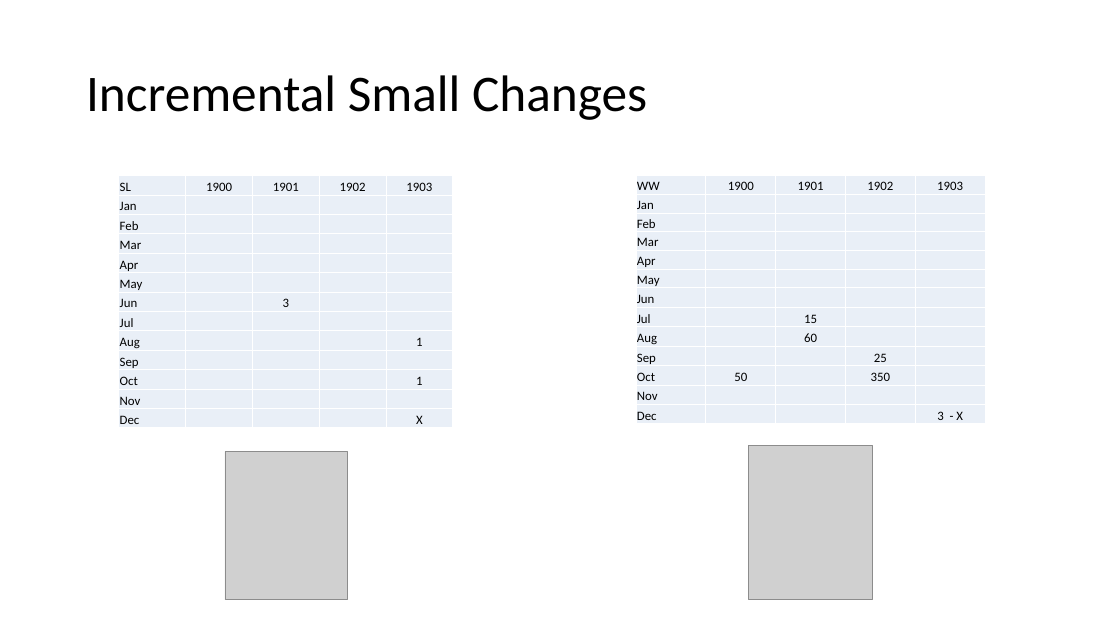
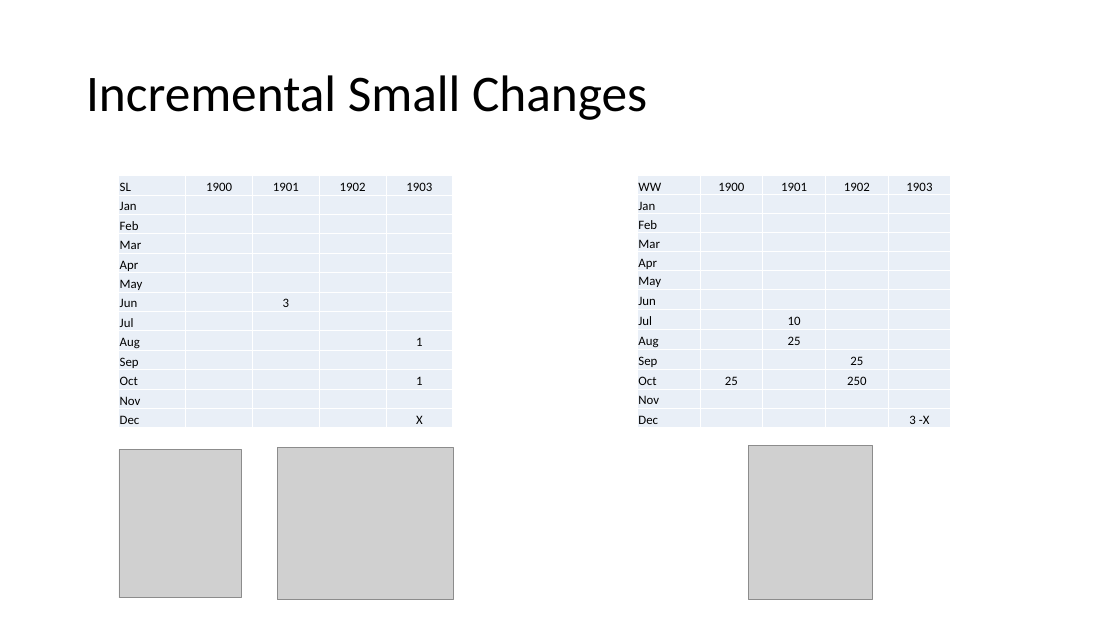
Before and after one commit to jamessdixon/REPL-Driven-Development, a slide deck: slide 9 of REPL-Driven-Development.pptx. Drawn at 1120x630 pixels with LibreOffice and Linux fonts; fonts in the diff are those of the drawing; grey boxes stand for pictures. Boxes give left, top, right and bottom in pixels: in the first picture for what was removed or moved away, otherwise in the second. Text is boxed around its words. In the diff, an @@ line names an element or a change of style, - is before the commit and + after.

```diff
--- a/REPL-Driven-Development.pptx
+++ b/REPL-Driven-Development.pptx
@@ table at bbox=[638, 176, 953, 429] @@
-row 8, column 3: 15
+row 8, column 3: 10
-row 9, column 3: 60
+row 9, column 3: 25
-row 11, column 2: 50
+row 11, column 2: 25
-row 11, column 4: 350
+row 11, column 4: 250
-row 13, column 5: 3 - X
+row 13, column 5: 3 -X
@@ table: place and size @@
-table at bbox=[636, 176, 985, 424]
+table at bbox=[638, 176, 953, 429]
@@ picture added at bbox=[277, 448, 453, 600] @@
@@ picture: place and size @@
-picture at bbox=[225, 452, 347, 600]
+picture at bbox=[119, 450, 241, 597]
```
Also in this commit, not shown: 4 other slides changed, 1 slide added, 1 slide removed, 1 other file.
